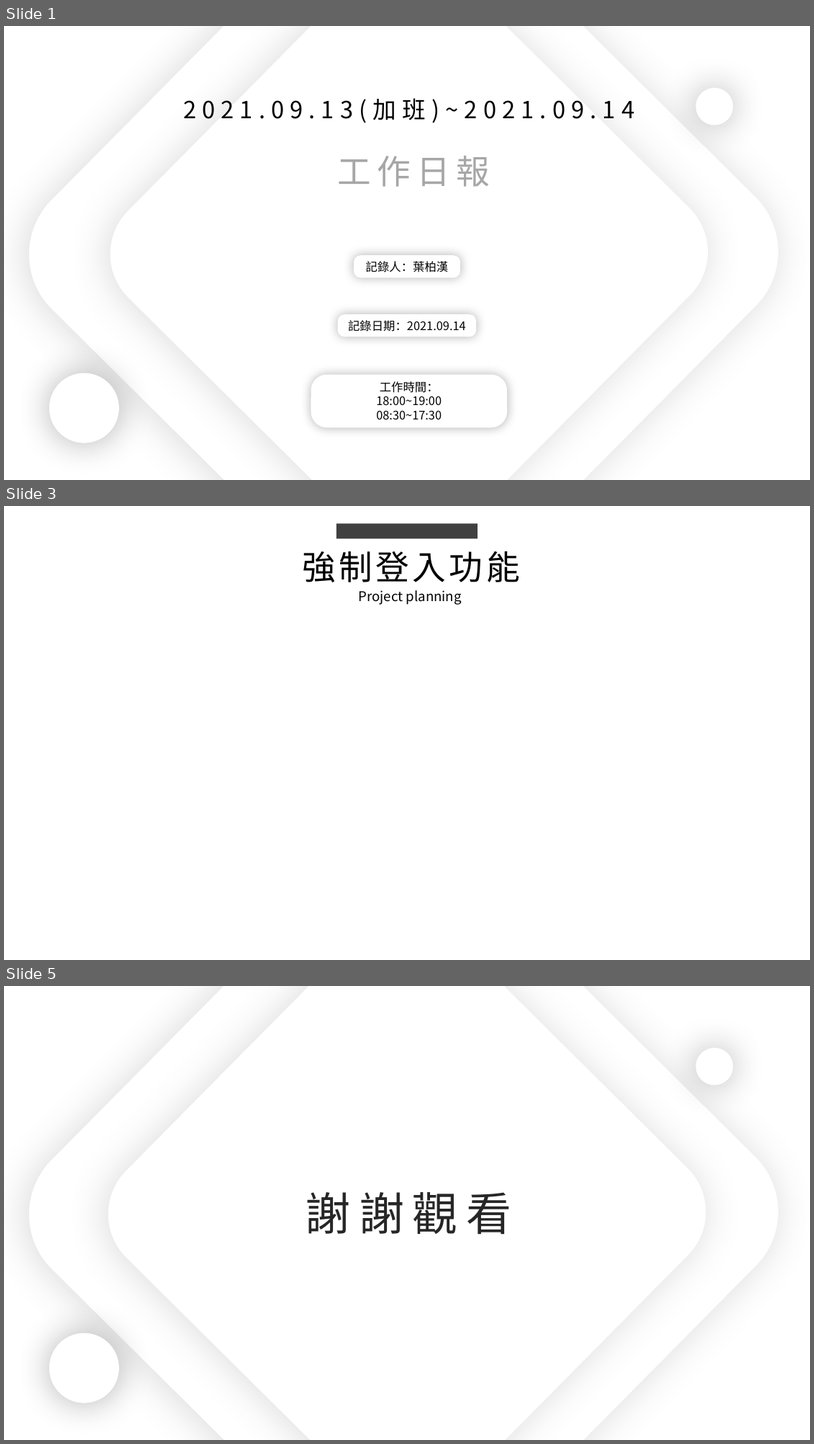
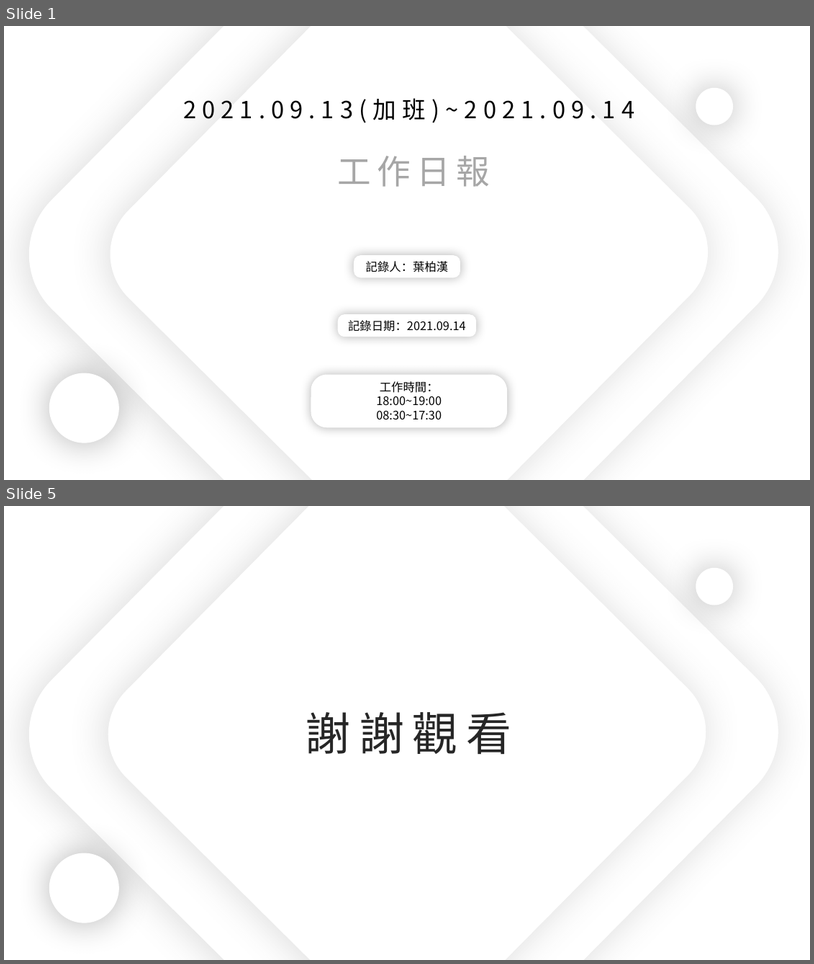
Before and after one commit to king637324/KnowledgeGreenhouseSystem, a slide deck: 工作日報_葉柏漢/2021.09/2021.09.13(加班)~2021.09.14工作日報_葉柏漢.pptx. Shown one above the other, each under a label of ours: slides 1, 3 and 5 before the commit, slides 1 and 5 after it; the slides between them are not shown. The pictures are 814x1444 and 814x964 pixels, drawn with LibreOffice and Linux fonts; fonts in the diff are those of the drawing. Boxes give left, top, right and bottom in pixels: in the first picture for what was removed or moved away, otherwise in the second. Text is boxed around its words. In the diff, an @@ line names an element or a change of style, - is before the commit and + after.

```diff
--- a/工作日報_葉柏漢/2021.09/2021.09.13(加班)~2021.09.14工作日報_葉柏漢.pptx
+++ b/工作日報_葉柏漢/2021.09/2021.09.13(加班)~2021.09.14工作日報_葉柏漢.pptx
@@ slide 3 removed at <box>4,506,810,960</box>, background #FFFFFF @@
@@ rectangle removed at <box>337,523,478,538</box> @@
@@ text removed at <box>302,551,520,582</box> @@
-強制登入功能
@@ text removed at <box>359,590,462,605</box> @@
-Project planning
```
Also in this commit, not shown: 2 slides changed, 1 slide added, 6 other files.
